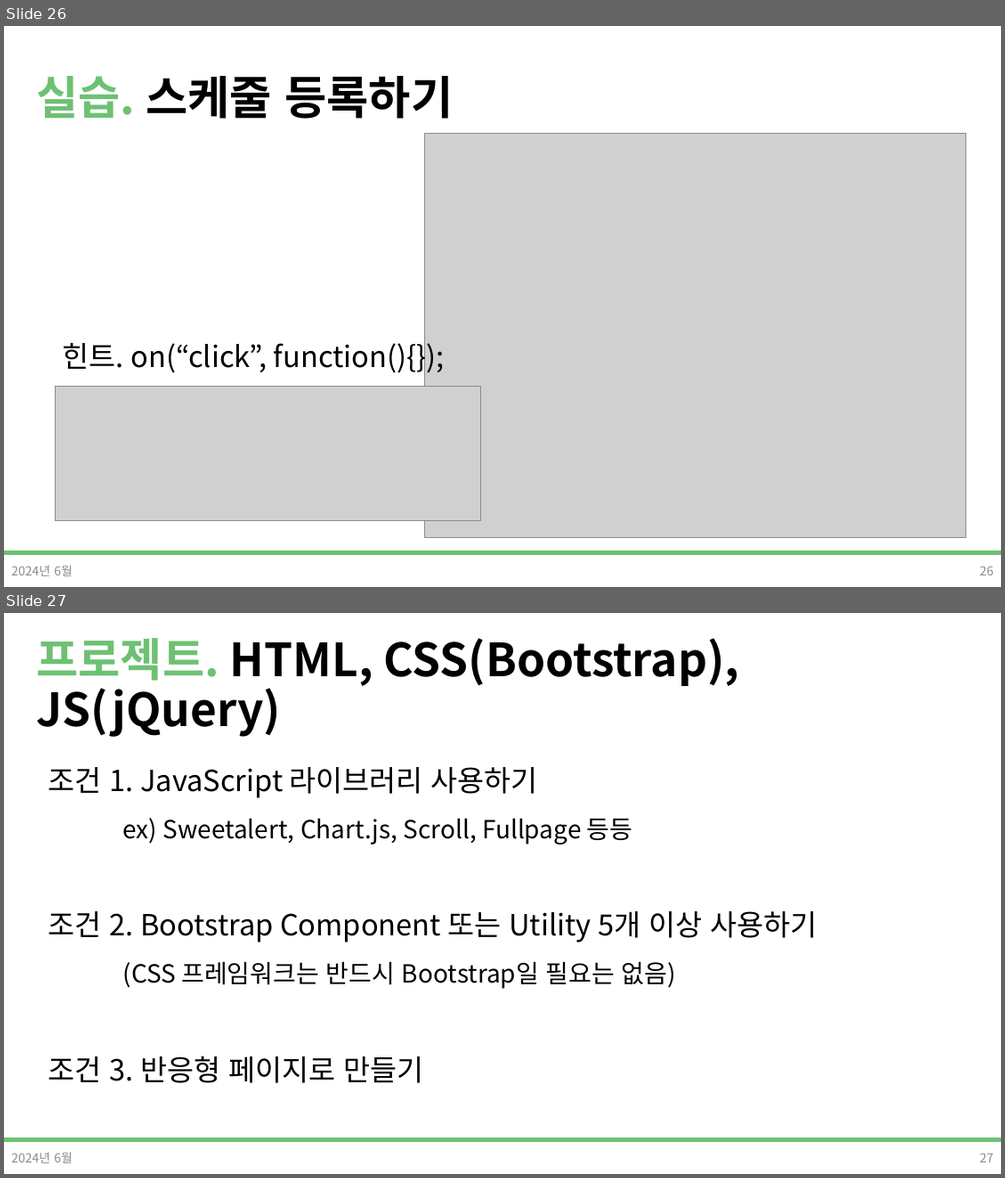
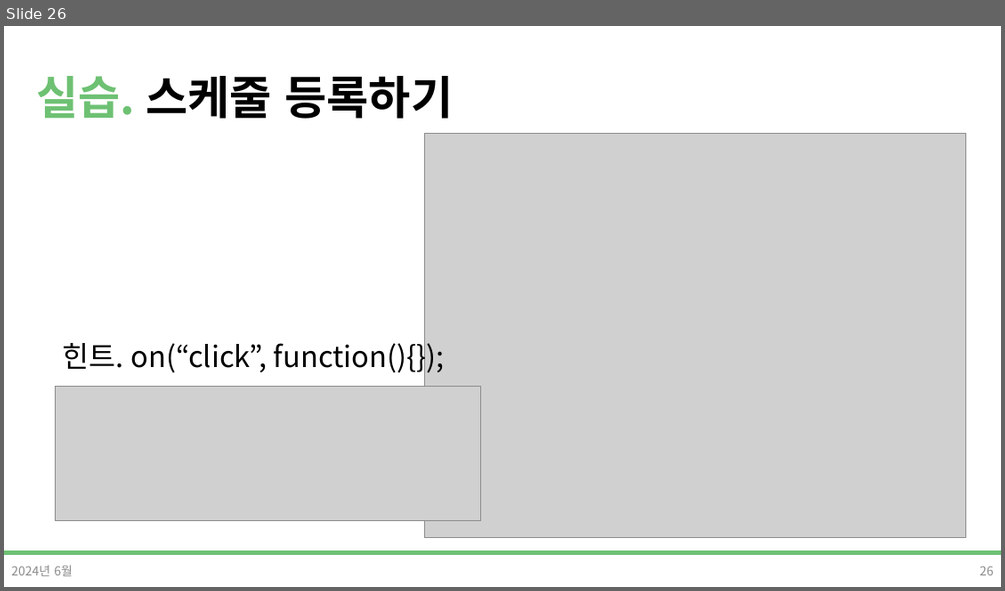
Before and after one commit to DevDamon0527/SeSAC_Yeongdeungpo_Campus_6th, a slide deck: material/[SeSAC_YDP_6] 06_jQuery.pptx. Shown one above the other, each under a label of ours: slides 26 and 27 before the commit, slide 26 after it. The pictures are 1005x1178 and 1005x591 pixels, drawn with LibreOffice and Linux fonts; fonts in the diff are those of the drawing; grey boxes stand for pictures; background and template pictures are left out. Boxes give left, top, right and bottom in pixels: in the first picture for what was removed or moved away, otherwise in the second. Text is boxed around its words. In the diff, an @@ line names an element or a change of style, - is before the commit and + after.

```diff
--- a/material/[SeSAC_YDP_6] 06_jQuery.pptx
+++ b/material/[SeSAC_YDP_6] 06_jQuery.pptx
@@ slide 27 removed at [4,613,1001,1174], background #FFFFFF; not listed: 1 template element that a slide beside it also shows @@
@@ title removed at [36,638,740,737] @@
-프로젝트. HTML, CSS(Bootstrap), JS(jQuery)
@@ text removed at [48,767,817,1083] @@
-조건 1. JavaScript 라이브러리 사용하기
-ex) Sweetalert, Chart.js, Scroll, Fullpage 등등
-조건 2. Bootstrap Component 또는 Utility 5개 이상 사용하기
-(CSS 프레임워크는 반드시 Bootstrap일 필요는 없음)
-조건 3. 반응형 페이지로 만들기
@@ text removed at [11,1151,73,1163] @@
-2024년 6월
@@ page number removed at [979,1152,994,1162] @@
-27
```
Also in this commit, not shown: 10 other files.
